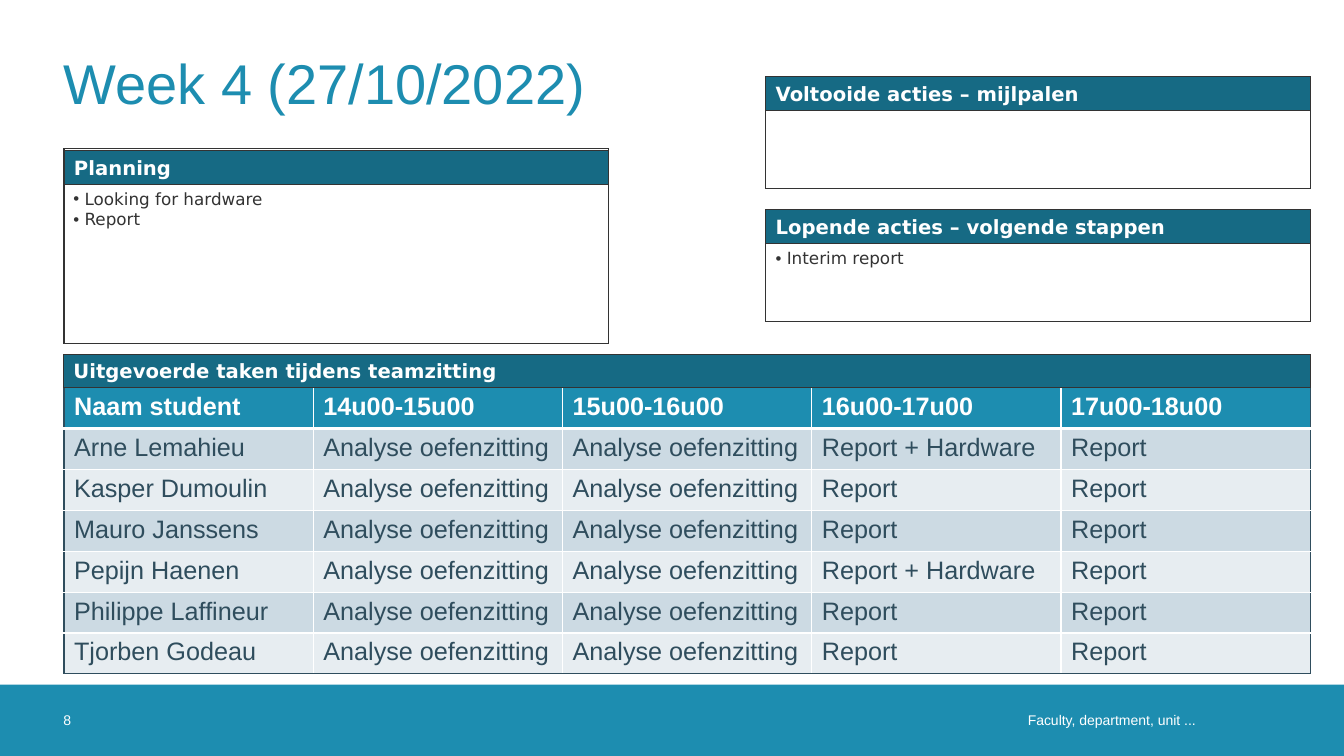
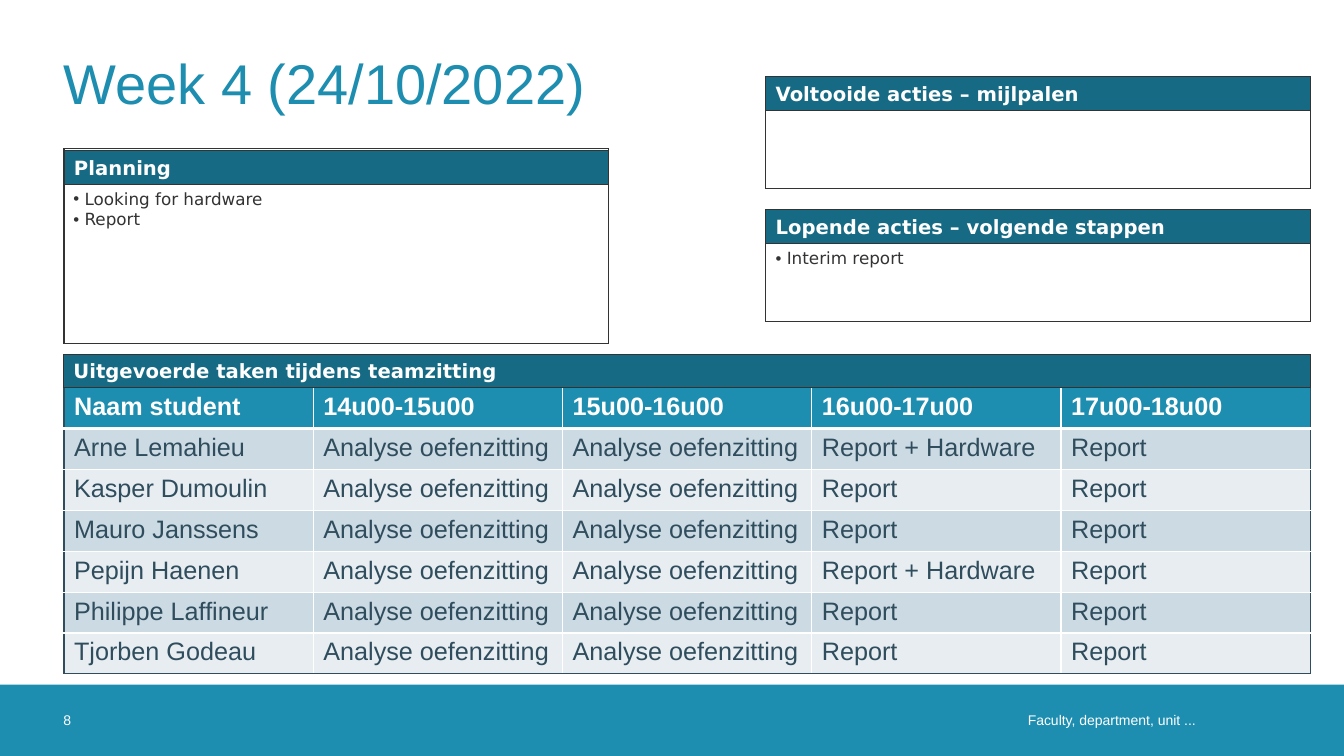
Before and after one commit to DoctorLego2003/Meeting-Owl, a slide deck: slide 8 of logboek_ESAT9A1.pptx. Drawn at 1344x756 pixels with LibreOffice and Linux fonts; fonts in the diff are those of the drawing; background and template pictures are left out. Boxes give left, top, right and bottom in pixels: in the first picture for what was removed or moved away, otherwise in the second. Text is boxed around its words. In the diff, an @@ line names an element or a change of style, - is before the commit and + after.

```diff
--- a/logboek_ESAT9A1.pptx
+++ b/logboek_ESAT9A1.pptx
@@ title at [63,63,585,114]: text changed @@
-Week 4 (27/10/2022)
+Week 4 (24/10/2022)
```
Also in this commit, not shown: 1 slide added.
